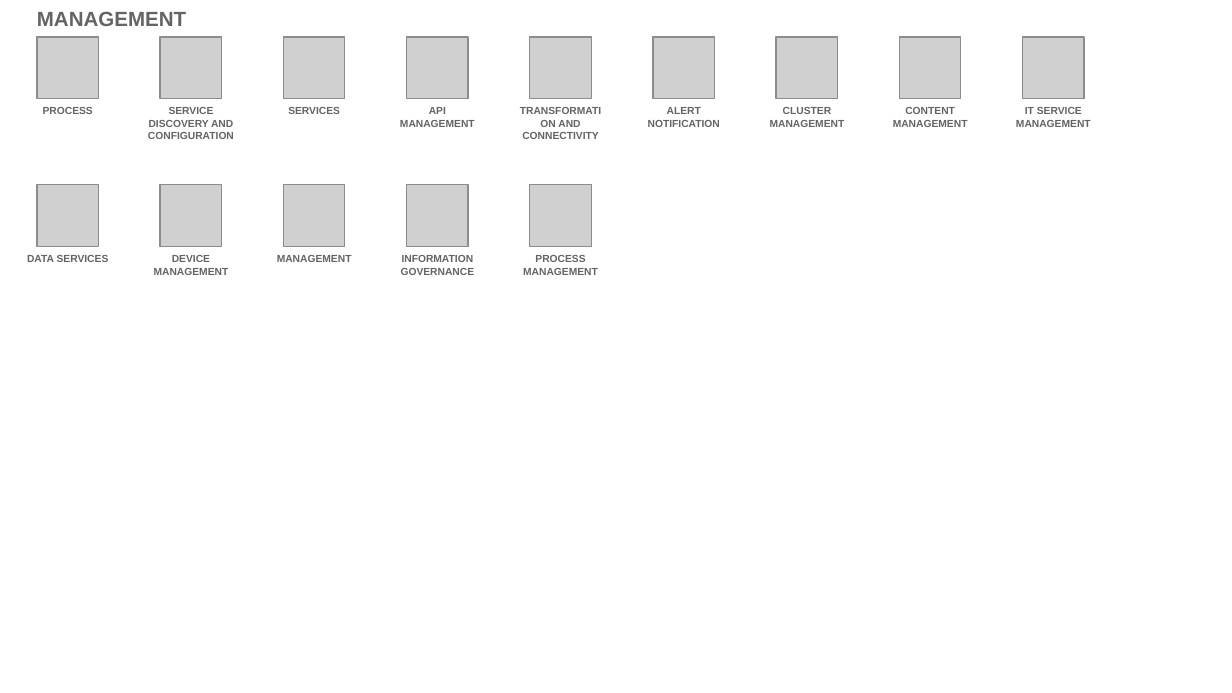
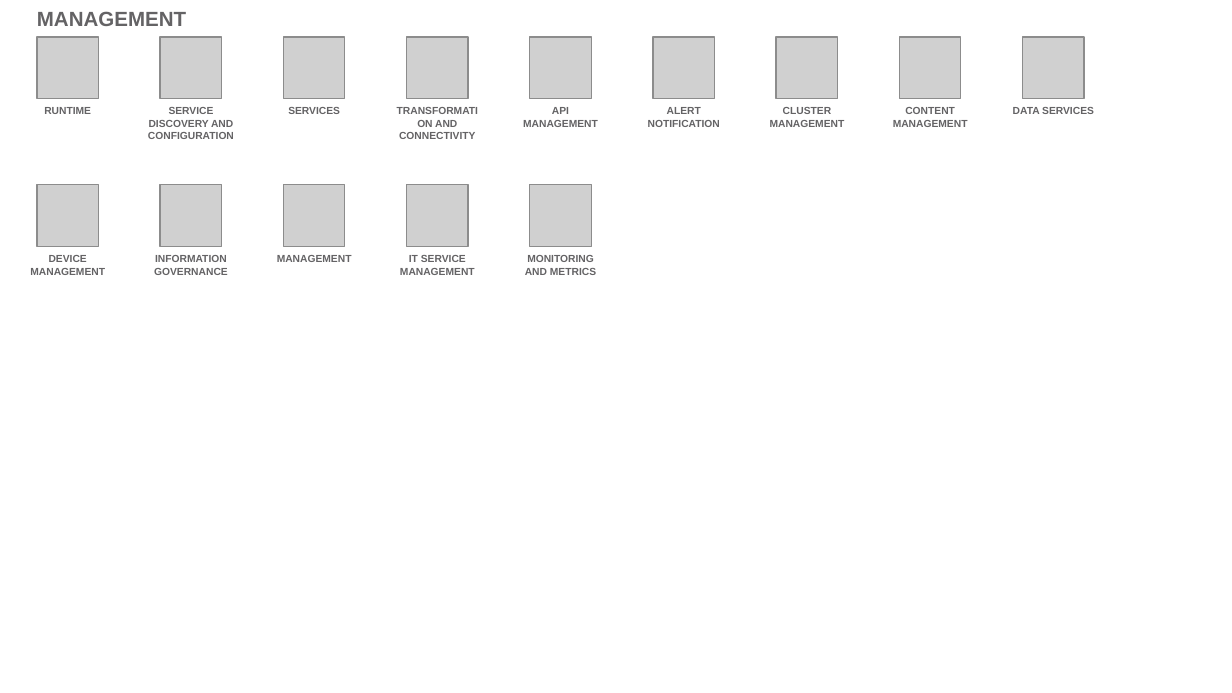
Before and after one commit to l2fprod/myarchitecture, a slide deck: slide 19 of mycatalog-architecture-diagram-template.pptx. Drawn at 1232x693 pixels with LibreOffice and Linux fonts; fonts in the diff are those of the drawing; grey boxes stand for pictures. Boxes give left, top, right and bottom in pixels: in the first picture for what was removed or moved away, otherwise in the second. Text is boxed around its words. In the diff, an @@ line names an element or a change of style, - is before the commit and + after.

```diff
--- a/mycatalog-architecture-diagram-template.pptx
+++ b/mycatalog-architecture-diagram-template.pptx
@@ text at bbox=[44, 107, 91, 114]: text changed @@
-PROCESS
+RUNTIME
@@ text "TRANSFORMATION AND CONNECTIVITY": place and size @@
-text "TRANSFORMATION AND CONNECTIVITY" at bbox=[522, 120, 598, 139]
+text "TRANSFORMATION AND CONNECTIVITY" at bbox=[399, 120, 475, 139]
@@ text "API MANAGEMENT": place and size @@
-text "API MANAGEMENT" at bbox=[400, 107, 475, 127]
+text "API MANAGEMENT" at bbox=[523, 107, 598, 127]
@@ text at bbox=[1013, 107, 1094, 114]: text changed @@
-IT SERVICE MANAGEMENT
+DATA SERVICES
@@ text "DEVICE MANAGEMENT": place and size @@
-text "DEVICE MANAGEMENT" at bbox=[154, 255, 229, 275]
+text "DEVICE MANAGEMENT" at bbox=[30, 255, 105, 275]
@@ text removed at bbox=[27, 255, 109, 262] @@
-DATA SERVICES
@@ text added at bbox=[154, 255, 228, 275], 6 pt, text #646365, bold @@
+INFORMATION GOVERNANCE
@@ text at bbox=[400, 255, 475, 275]: text changed @@
-INFORMATION GOVERNANCE
+IT SERVICE MANAGEMENT
@@ text at bbox=[525, 255, 596, 275]: text changed @@
-PROCESS MANAGEMENT
+MONITORING AND METRICS
```
Also in this commit, not shown: 13 other slides changed.
